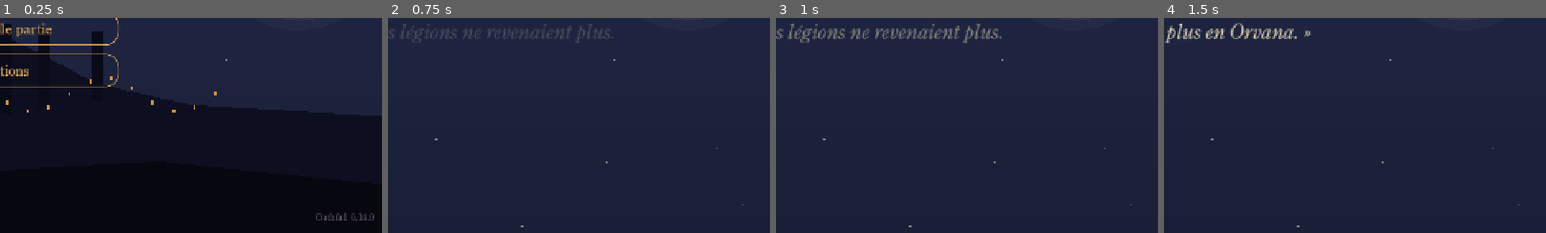
Above: before the commit, frames 1-4 (left to right).
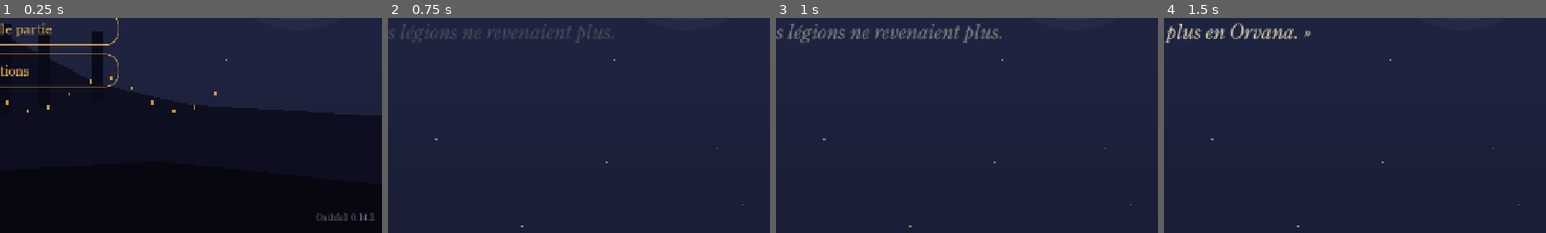
Above: after the commit, the same moments.

Repository: dev-Chris06/oathfall
Game: Godot game, scene res://scenes/main.tscn
Two runs of this game, one before a commit and one after it. Both use one fixed random seed, a clock stepped at 60 frames per second and the inputs below.
Inputs (mouse positions are % of the whole screen's width and height, from its top left):
- Up to frame 1 (0.25 s): no input
- Up to frame 2 (0.75 s): click "Nouvelle partie" at 0.5 s
- Up to frame 3 (1 s): no input
- Up to frame 4 (1.5 s): tap Enter at 1.25 s; drag from (50, 50) to (60, 28) at 1.27 s
The pictures show only the part of the screen within x 49-99%, y 50-100%; the shares and areas given below are measured in that part.

The runs differ from the first frame. In frame 1, 0.1% of the frame differs, in the area x 82-98%, y 90-95%; in frame 2, nothing differs; in frame 3, nothing differs; in frame 4, nothing differs.

Commit message:
Icône de l'application
- épée plantée devant la lune, dessinée par tools/icon/make_icon.py
- icônes adaptatives Android et icône du projet
- ancienne icône Godot retirée
- version 0.14.1

Co-Authored-By: Claude Sonnet 5.5 <noreply@anthropic.com>

Diff:
--- a/project.godot
+++ b/project.godot
@@ -12,10 +12,10 @@
 
 config/name="Oathfall"
 config/description="Action-RPG dark fantasy. Royaume d'Orvana : nul n'y meurt plus."
-config/version="0.14.0"
+config/version="0.14.1"
 run/main_scene="res://scenes/main.tscn"
 config/features=PackedStringArray("4.7", "GL Compatibility")
-config/icon="res://icon.svg"
+config/icon="res://assets/icon/icon.png"
 
 [autoload]
 
Binary file added: assets/icon/adaptive_bg_432.png
Not shown, added: assets/icon/adaptive_bg_432.png.import
Binary file added: assets/icon/adaptive_fg_432.png
Not shown, added: assets/icon/adaptive_fg_432.png.import
Binary file added: assets/icon/icon.png
Not shown, added: assets/icon/icon.png.import
Binary file added: assets/icon/main_192.png
Not shown, added: assets/icon/main_192.png.import
Not shown, changed: export_presets.cfg
Not shown, changed: CLAUDE.md
